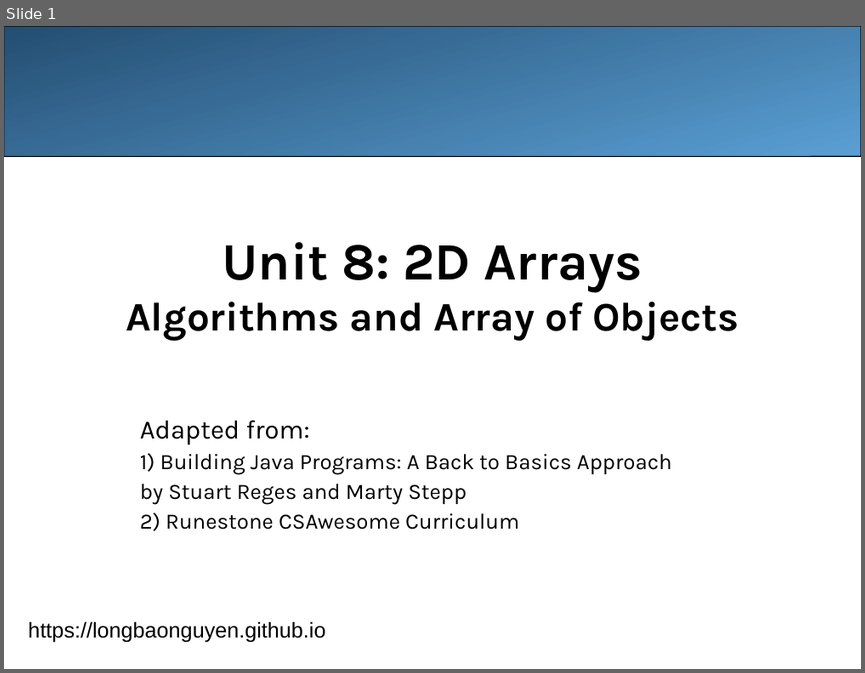
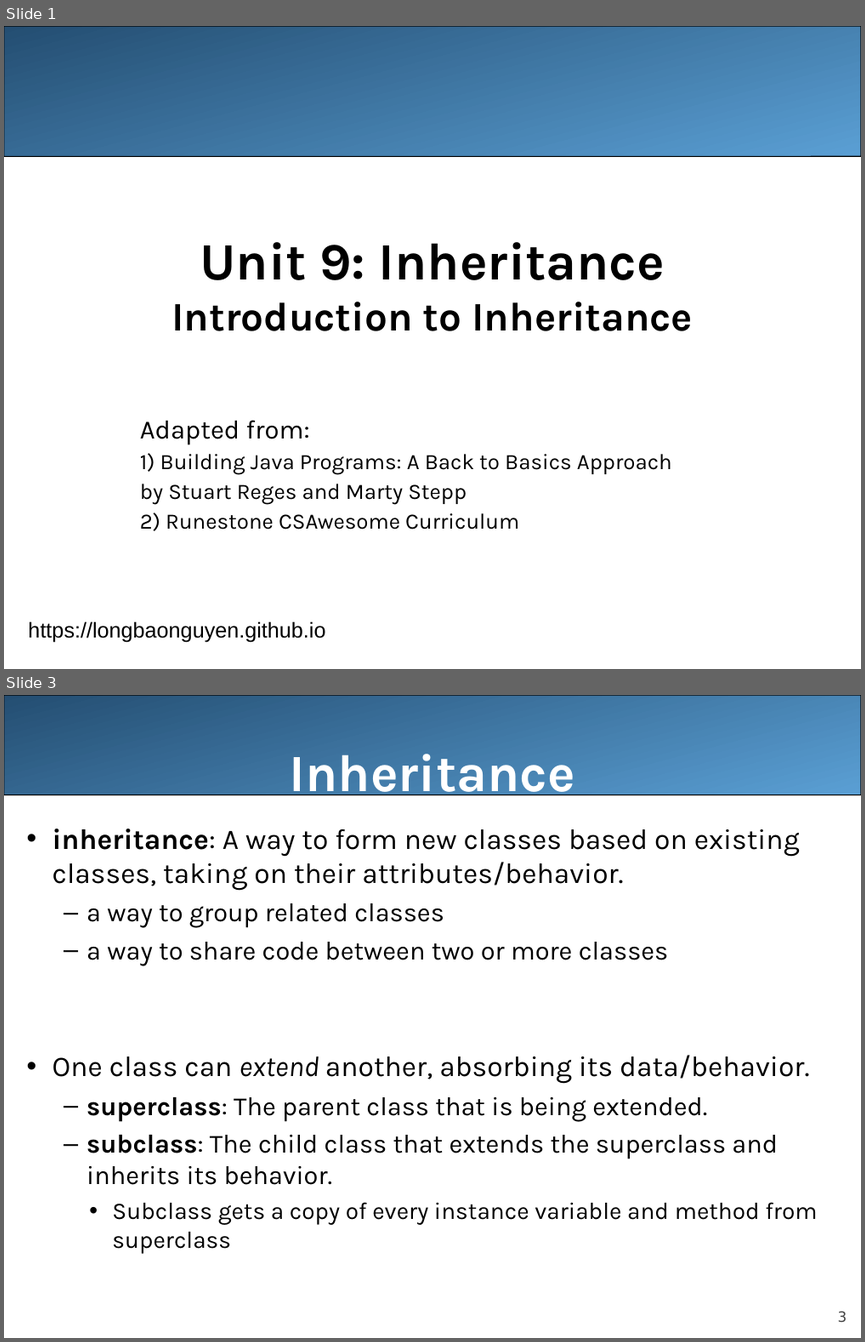
Before and after one commit to LongBaoNguyen/longbaonguyen.github.io, a slide deck: courses/apcsa/lecture21.ppt. Shown one above the other, each under a label of ours: slide 1 before the commit, slides 1 and 3 after it; the slides between them are not shown. The pictures are 865x673 and 865x1342 pixels, drawn with LibreOffice and Linux fonts; fonts in the diff are those of the drawing. Boxes give left, top, right and bottom in pixels: in the first picture for what was removed or moved away, otherwise in the second. Text is boxed around its words. In the diff, an @@ line names an element or a change of style, - is before the commit and + after.

```diff
--- a/courses/apcsa/lecture21.ppt
+++ b/courses/apcsa/lecture21.ppt
@@ slide 3 added at (x1=4, y1=695, x2=861, y2=1338), background #FFFFFF @@
@@ rounded rectangle added at (x1=4, y1=695, x2=861, y2=795), fill gradient #244E72 to #5A9FD4, outline #000000 0.74 pt @@
@@ title added at (x1=290, y1=754, x2=575, y2=804), 44 pt, text #FFFFFF, bold @@
+Inheritance
@@ text added at (x1=52, y1=828, x2=817, y2=1253), 22 pt, text #000000 @@
+• inheritance: A way to form new classes based on existing classes, taking on their attributes/behavior.
+  – a way to group related classes
+  – a way to share code between two or more classes
+• One class can extend another, absorbing its data/behavior.
+  – superclass: The parent class that is being extended.
+  – subclass: The child class that extends the superclass and inherits its behavior.
+    • Subclass gets a copy of every instance variable and method from superclass
@@ page number added at (x1=838, y1=1310, x2=847, y2=1321), 12 pt, text #424242 @@
+3
@@ slide 1 changed as well @@
@@ title at (x1=172, y1=242, x2=693, y2=331): text changed @@
-Unit 8: 2D Arrays
-Algorithms and Array of Objects
+Unit 9: Inheritance
+Introduction to Inheritance
```
Also in this commit, not shown: 24 other slides added, 24 slides removed, 21 other files.
